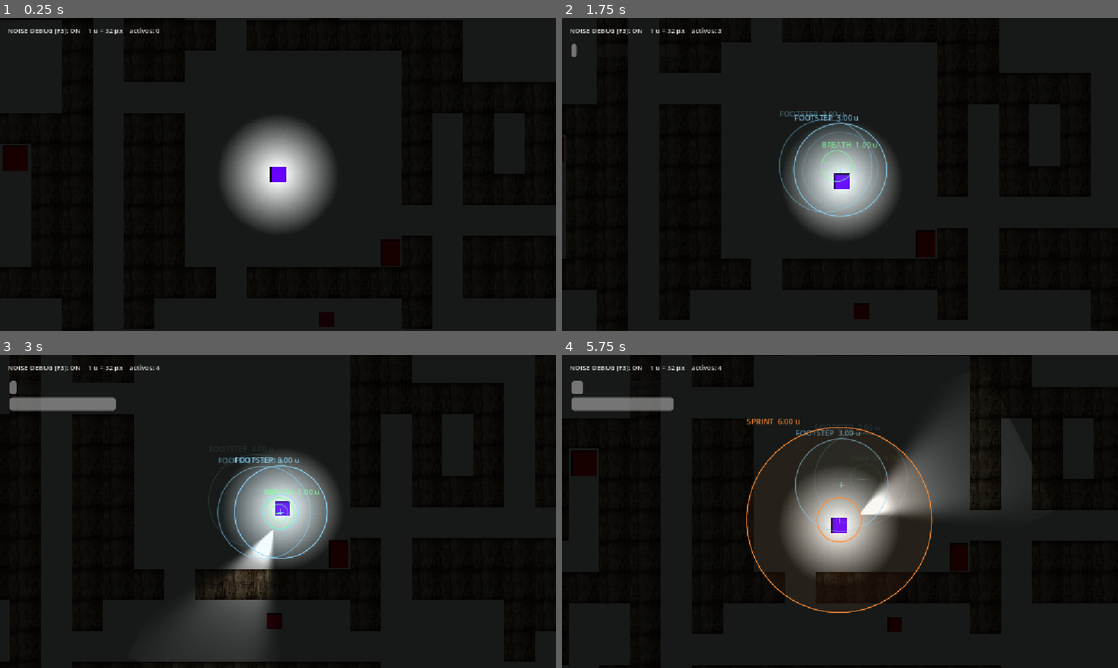
Above: before the commit, frames 1-4 (two rows, left to right).
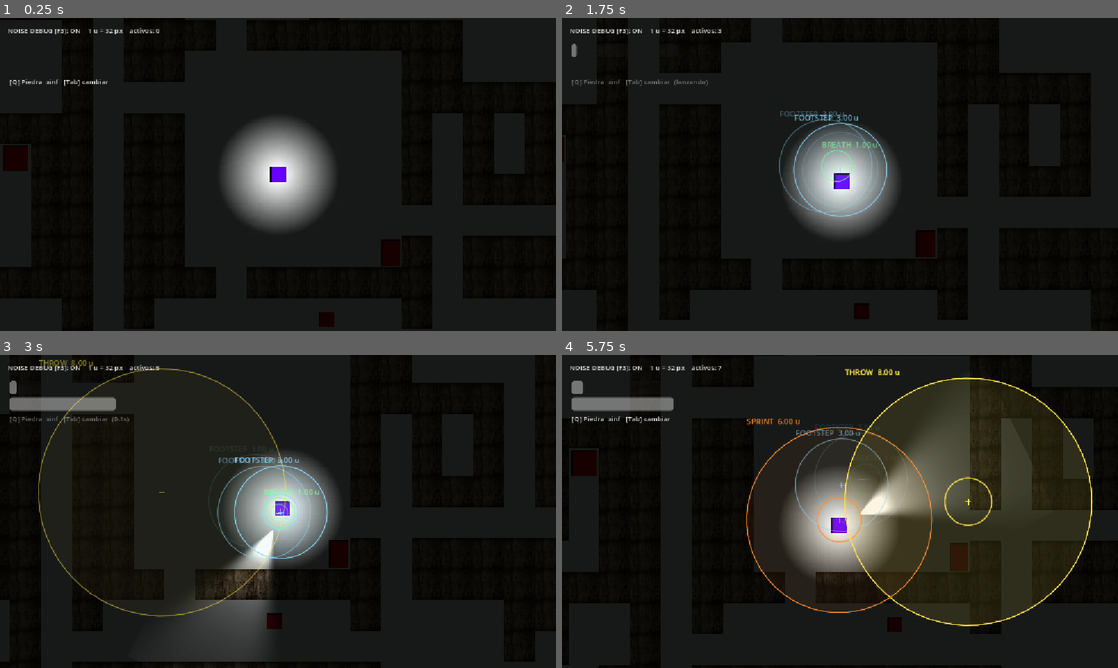
Above: after the commit, the same moments.

Repository: bcsaalinas/Requiem
Game: Godot game, scene res://level/level.tscn
The game is run twice, just before and just after one commit, with the same random seed, the same clock (stepped at 60 frames per second) and the same inputs.
Inputs (mouse positions are in pixels of both pictures, inside the frame that each line leads up to):
- Up to frame 1 (0.25 s): no input
- Up to frame 2 (1.75 s): tap Enter at 0.5 s; move the mouse to (962, 158) at 0.52 s; hold D (move_right) 0.53-1.28 s; hold Space (hold_breath) 0.53-1.28 s; tap Tab (switch_throwable, bound only after the commit) at 0.8, 1.35 s; move the mouse to (728, 190) at 1.27 s; hold S (move_down) from 1.28 s (still down); tap Q (throw, bound only after the commit) at 1.55 s
- Up to frame 3 (3 s): move the mouse to (333, 442) at 2.02 s; release S (move_down) at 2.03 s; hold D (move_right) 2.03-2.78 s; hold Space (hold_breath) 2.03-2.78 s; tap Q (throw, bound only after the commit) at 2.1 s; move the mouse to (250, 574) at 2.77 s; hold W (move_up) from 2.78 s (still down); tap F (candle_toggle) at 2.85 s
- Up to frame 4 (5.75 s): tap Tab (switch_throwable, bound only after the commit) at 3.05, 5.3 s; move the mouse to (1006, 558) at 3.52 s; release W (move_up) at 3.53 s; hold Space (hold_breath) 3.53-4.28 s; hold A (move_left) 3.53-5.03 s; tap Q (throw, bound only after the commit) at 3.8 s; move the mouse to (673, 464) at 4.27 s; tap E (pray) at 4.35 s; tap Space (hold_breath) at 4.55 s; move the mouse to (867, 511) at 5.02 s; hold S (move_down) from 5.03 s (still down); hold Shift (sprint) from 5.03 s (still down)

The runs differ from the first frame. In frame 1, 0.1% of the frame differs, in the area x 1-20%, y 19-22%; in frame 2, 0.2%; in frame 3, 0.9%; in frame 4, 16%, in the area x 1-96%, y 3-87%.

Commit message:
Add throw component with pebble, alarm clock, and input map

Diff:
--- a/requiem/player/player.tscn
+++ b/requiem/player/player.tscn
@@ -1,10 +1,11 @@
-[gd_scene load_steps=8 format=3]
+[gd_scene format=3 uid="uid://qvmplrwk2j6o"]
 
-[ext_resource type="Script" path="res://player/player.gd" id="1_player"]
-[ext_resource type="Script" path="res://player/footstep_noise.gd" id="2_footstep"]
-[ext_resource type="Script" path="res://player/hold_breath.gd" id="3_breath"]
-[ext_resource type="AudioStream" path="res://assets/audio/freesound_community-concrete-footsteps-1-6265.mp3" id="4_walk"]
-[ext_resource type="AudioStream" path="res://assets/audio/389996__morganveilleux__man-holds-breath-gasp.wav" id="5_hold"]
+[ext_resource type="Script" uid="uid://o5a4tc70y5s1" path="res://player/player.gd" id="1_player"]
+[ext_resource type="Script" uid="uid://cdbfenw3olwtf" path="res://player/footstep_noise.gd" id="2_footstep"]
+[ext_resource type="Script" uid="uid://d03iu060ho22s" path="res://player/hold_breath.gd" id="3_breath"]
+[ext_resource type="AudioStream" uid="uid://bx24sjvxib835" path="res://assets/audio/freesound_community-concrete-footsteps-1-6265.mp3" id="4_walk"]
+[ext_resource type="AudioStream" uid="uid://dp8nbphatg8tp" path="res://assets/audio/389996__morganveilleux__man-holds-breath-gasp.wav" id="5_hold"]
+[ext_resource type="Script" uid="uid://cit8p1add57ro" path="res://player/throw.gd" id="6_g6k8r"]
 
 [sub_resource type="PlaceholderTexture2D" id="PlaceholderTexture2D_player"]
 size = Vector2(32, 32)
@@ -12,25 +13,26 @@
 [sub_resource type="RectangleShape2D" id="RectangleShape2D_player"]
 size = Vector2(24, 24)
 
-[node name="Player" type="CharacterBody2D"]
+[node name="Player" type="CharacterBody2D" unique_id=473472220]
 script = ExtResource("1_player")
 
-[node name="Sprite2D" type="Sprite2D" parent="."]
+[node name="Sprite2D" type="Sprite2D" parent="." unique_id=1411517954]
 modulate = Color(0.4, 0.7, 1, 1)
 texture = SubResource("PlaceholderTexture2D_player")
 
-[node name="CollisionShape2D" type="CollisionShape2D" parent="."]
+[node name="CollisionShape2D" type="CollisionShape2D" parent="." unique_id=1971566642]
 shape = SubResource("RectangleShape2D_player")
 
-[node name="Camera2D" type="Camera2D" parent="."]
-zoom = Vector2(1.0, 1.0)
+[node name="Camera2D" type="Camera2D" parent="." unique_id=473842570]
 position_smoothing_enabled = true
-position_smoothing_speed = 5.0
 
-[node name="FootstepNoise" type="Node" parent="."]
+[node name="FootstepNoise" type="Node" parent="." unique_id=627701284]
 script = ExtResource("2_footstep")
 walk_clips = Array[AudioStream]([ExtResource("4_walk")])
 
-[node name="HoldBreath" type="Node" parent="."]
+[node name="HoldBreath" type="Node" parent="." unique_id=2008094638]
 script = ExtResource("3_breath")
 hold_clips = Array[AudioStream]([ExtResource("5_hold")])
+
+[node name="Throw" type="Node" parent="." unique_id=397190245]
+script = ExtResource("6_g6k8r")
--- /dev/null
+++ b/requiem/player/throw.gd
@@ -0,0 +1,307 @@
+extends Node
+
+# Throw (verbo secundario de la spec de Requiem)
+#
+# Se pone como hijo del Player, en un nodo llamado EXACTAMENTE "Throw".
+# Usa las acciones de input "throw" (tecla recomendada: Q) y
+# "switch_throwable" (tecla recomendada: Tab).
+#
+# El objeto vuela hacia el cursor y hace ruido EN EL PUNTO DONDE CAE, no
+# donde estas tu. Es la unica mecanica que deja al jugador mandar a la
+# entidad a un lugar que el elige, en vez de solo escaparse del ruido propio.
+#
+# Maneja DOS objetos:
+#
+#   - Piedra: municion infinita, un solo golpe de ruido al caer.
+#
+#   - Despertador: 2 por noche, sigue sonando alarm_duration segundos en el
+#     mismo punto. Re-emite cada alarm_tick_interval porque entity_ai.gd
+#     ignora el parametro `duration` de NoiseManager: un solo emit largo no
+#     haria nada, la entidad tiene que volver a oirlo para seguir apuntando ahi.
+#
+# NO hay que tocar entity_ai.gd: su _on_noise_emitted ya trae
+# `if current_state != State.HUNT`, o sea que un objeto lanzado no interrumpe
+# a una entidad que ya viene en caceria, tal como pide la spec.
+#
+# UNIDADES: 1 u = 32 px. Distancias y radios se exportan en unidades.
+const PX_PER_UNIT: float = 32.0
+
+enum Throwable { PIEDRA, DESPERTADOR }
+
+@export_group("Lanzamiento (u)")
+## Distancia maxima. Si hay pared antes, el objeto cae justo antes de ella.
+@export var throw_distance_u: float = 6.0
+## Radio del ruido al impactar. Igual para los dos objetos.
+@export var impact_noise_radius_u: float = 8.0
+
+@export_group("Tiempos")
+## Animacion de lanzamiento: no puedes volver a lanzar mientras dura.
+@export var windup_time: float = 0.5
+## Enfriamiento despues de la animacion.
+@export var cooldown_time: float = 1.0
+## Cuanto tarda el objeto en llegar del jugador al punto de caida.
+@export var flight_time: float = 0.35
+
+@export_group("Despertador")
+@export var alarm_charges: int = 2
+## Cuanto sigue sonando despues de caer.
+@export var alarm_duration: float = 15.0
+## Cada cuanto vuelve a avisar a NoiseManager mientras suena.
+@export var alarm_tick_interval: float = 0.5
+
+@export_group("Colision")
+## Capa fisica de las paredes; debe coincidir con la del TileMapLayer.
+@export var wall_mask: int = 1
+
+@export_group("Visual")
+@export var piedra_color: Color = Color(0.85, 0.85, 0.8)
+@export var despertador_color: Color = Color(1.0, 0.85, 0.35)
+@export var projectile_size: float = 6.0
+
+@export_group("Audio")
+@export var piedra_clips: Array[AudioStream] = []
+@export var despertador_clips: Array[AudioStream] = []
+@export var volume_db: float = -6.0
+
+var selected: int = Throwable.PIEDRA
+var alarms_left: int = 0
+var is_throwing: bool = false
+
+var _windup_timer: float = 0.0
+var _cooldown_timer: float = 0.0
+var _pending_landing: Vector2 = Vector2.ZERO
+var _pending_kind: int = Throwable.PIEDRA
+var _audio_player: AudioStreamPlayer2D
+
+## Objetos en el aire: { "node", "from", "to", "t", "kind" }
+var _in_flight: Array = []
+## Despertadores sonando: { "position", "time_left", "tick" }
+var _ringing: Array = []
+
+@onready var player: Node2D = get_parent()
+
+# --- Etiqueta de municion en pantalla ---
+var _bar_layer: CanvasLayer
+var _ammo_label: Label
+
+
+func _ready() -> void:
+	alarms_left = alarm_charges
+
+	_audio_player = AudioStreamPlayer2D.new()
+	add_child(_audio_player)
+
+	_bar_layer = CanvasLayer.new()
+	add_child(_bar_layer)
+
+	# Debajo de las barras de HoldBreath (y=20 pulmon, y=54 agotamiento)
+	# y de la bateria de Flashlight (y=88).
+	_ammo_label = Label.new()
+	_ammo_label.position = Vector2(20, 122)
+	_ammo_label.add_theme_font_size_override("font_size", 14)
+	_bar_layer.add_child(_ammo_label)
+
+	_update_label()
+
+
+func _physics_process(delta: float) -> void:
+	if GameState.is_dead:
+		return
+
+	_tick_timers(delta)
+	_tick_flight(delta)
+	_tick_ringing(delta)
+
+	if Input.is_action_just_pressed("switch_throwable"):
+		_switch_throwable()
+
+	if Input.is_action_just_pressed("throw") and can_throw():
+		_start_throw()
+
+	_update_label()
+
+
+func _tick_timers(delta: float) -> void:
+	if _windup_timer > 0.0:
+		_windup_timer -= delta
+		if _windup_timer <= 0.0:
+			_release_object()
+	elif _cooldown_timer > 0.0:
+		_cooldown_timer = max(0.0, _cooldown_timer - delta)
+
+
+func _switch_throwable() -> void:
+	if selected == Throwable.PIEDRA:
+		selected = Throwable.DESPERTADOR
+	else:
+		selected = Throwable.PIEDRA
+
+
+## True si puedes lanzar ahorita: sin animacion en curso, sin enfriamiento,
+## sin bloqueo por gasp forzado, y con municion del objeto seleccionado.
+func can_throw() -> bool:
+	if is_throwing or _cooldown_timer > 0.0:
+		return false
+
+	var hold_breath: Node = player.get_node_or_null("HoldBreath")
+	if hold_breath != null and hold_breath.is_locked:
+		return false
+
+	if selected == Throwable.DESPERTADOR and alarms_left <= 0:
+		return false
+
+	return true
+
+
+## El punto de caida se calcula AL EMPEZAR la animacion, no al soltarla: asi
+## el jugador apunta y se compromete, en vez de corregir a media animacion.
+func _start_throw() -> void:
+	is_throwing = true
+	_windup_timer = windup_time
+	_pending_kind = selected
+	_pending_landing = _compute_landing()
+
+	if _pending_kind == Throwable.DESPERTADOR:
+		alarms_left -= 1
+
+
+## Hacia el cursor, a throw_distance_u como maximo. Si hay pared en medio,
+## cae justo antes de ella en vez de atravesarla.
+func _compute_landing() -> Vector2:
+	var origin: Vector2 = player.global_position
+	var direction: Vector2 = player.get_global_mouse_position() - origin
+
+	if direction.length_squared() < 1.0:
+		direction = Vector2.RIGHT
+	direction = direction.normalized()
+
+	var target: Vector2 = origin + direction * throw_distance_u * PX_PER_UNIT
+
+	var space := player.get_world_2d().direct_space_state
+	var query := PhysicsRayQueryParameters2D.create(origin, target, wall_mask)
+	query.exclude = [player.get_rid()]
+	var hit := space.intersect_ray(query)
+
+	if hit.is_empty():
+		return target
+
+	# Se retrocede un poco para que no quede incrustado en la pared.
+	return hit.position - direction * 4.0
+
+
+## Fin de la animacion: el objeto sale de la mano y empieza a volar.
+## El sprite se agrega al NIVEL, no al Player: si fuera hijo del Player se
+## moveria con el y el punto de caida no se quedaria quieto.
+func _release_object() -> void:
+	is_throwing = false
+	_cooldown_timer = cooldown_time
+
+	var texture := PlaceholderTexture2D.new()
+	texture.size = Vector2(projectile_size, projectile_size)
+
+	var sprite := Sprite2D.new()
+	sprite.texture = texture
+	sprite.modulate = _color_for(_pending_kind)
+	sprite.global_position = player.global_position
+	player.get_parent().add_child(sprite)
+
+	_in_flight.append({
+		"node": sprite,
+		"from": player.global_position,
+		"to": _pending_landing,
+		"t": 0.0,
+		"kind": _pending_kind,
+	})
+
+
+func _tick_flight(delta: float) -> void:
+	for i in range(_in_flight.size() - 1, -1, -1):
+		var flying: Dictionary = _in_flight[i]
+		flying["t"] += delta / max(flight_time, 0.001)
+
+		var sprite: Sprite2D = flying["node"]
+
+		if flying["t"] < 1.0:
+			sprite.global_position = flying["from"].lerp(flying["to"], flying["t"])
+			continue
+
+		_impact(flying["to"], flying["kind"])
+		sprite.queue_free()
+		_in_flight.remove_at(i)
+
+
+## El objeto toca el suelo: ruido en el punto de caida, no en el jugador.
+func _impact(landing: Vector2, kind: int) -> void:
+	_emit_impact(landing)
+	_play_random_clip(_clips_for(kind), landing)
+
+	if kind == Throwable.DESPERTADOR:
+		_ringing.append({
+			"position": landing,
+			"time_left": alarm_duration,
+			"tick": alarm_tick_interval,
+		})
+
+
+## El despertador re-emite en el mismo punto hasta que se le acaba la cuerda.
+func _tick_ringing(delta: float) -> void:
+	for i in range(_ringing.size() - 1, -1, -1):
+		var alarm: Dictionary = _ringing[i]
+		alarm["time_left"] -= delta
+		alarm["tick"] -= delta
+
+		if alarm["tick"] <= 0.0:
+			alarm["tick"] = alarm_tick_interval
+			_emit_impact(alarm["position"])
+			_play_random_clip(despertador_clips, alarm["position"])
+
+		if alarm["time_left"] <= 0.0:
+			_ringing.remove_at(i)
+
+
+func _emit_impact(at: Vector2) -> void:
+	NoiseManager.emit_noise(at, impact_noise_radius_u * PX_PER_UNIT, NoiseManager.SourceType.THROW)
+
+
+func _play_random_clip(clips: Array[AudioStream], at: Vector2) -> void:
+	if clips.is_empty():
+		return
+
+	_audio_player.global_position = at
+	_audio_player.volume_db = volume_db
+	_audio_player.stream = clips[randi() % clips.size()]
+	_audio_player.play()
+
+
+func _color_for(kind: int) -> Color:
+	return despertador_color if kind == Throwable.DESPERTADOR else piedra_color
+
+
+func _clips_for(kind: int) -> Array[AudioStream]:
+	return despertador_clips if kind == Throwable.DESPERTADOR else piedra_clips
+
+
+func _update_label() -> void:
+	var ammo := "%d" % alarms_left if selected == Throwable.DESPERTADOR else "inf"
+	var state := ""
+
+	if is_throwing:
+		state = "  (lanzando)"
+	elif _cooldown_timer > 0.0:
+		state = "  (%.1fs)" % _cooldown_timer
+	elif not can_throw():
+		state = "  (sin municion)"
+
+	_ammo_label.text = "[Q] %s  x%s   [Tab] cambiar%s" % [
+		Throwable.keys()[selected].capitalize(), ammo, state
+	]
+	_ammo_label.modulate = Color(1, 1, 1, 0.85) if can_throw() else Color(1, 1, 1, 0.4)
+
+
+func get_alarms_left() -> int:
+	return alarms_left
+
+
+## Recarga los despertadores. Para llamar al empezar una noche nueva.
+func reset_charges() -> void:
+	alarms_left = alarm_charges
--- a/requiem/project.godot
+++ b/requiem/project.godot
@@ -77,6 +77,16 @@
 "events": [Object(InputEventKey,"resource_local_to_scene":false,"resource_name":"","device":-1,"window_id":0,"alt_press …(192 unchanged characters)…
 ]
 }
+throw={
+"deadzone": 0.2,
+"events": [Object(InputEventKey,"resource_local_to_scene":false,"resource_name":"","device":-1,"window_id":0,"alt_pressed":false,"shift_pressed":false,"ctrl_pressed":false,"meta_pressed":false,"pressed":false,"keycode":0,"physical_keycode":81,"key_label":0,"unicode":97,"location":0,"echo":false,"script":null)
+]
+}
+switch_throwable={
+"deadzone": 0.2,
+"events": [Object(InputEventKey,"resource_local_to_scene":false,"resource_name":"","device":-1,"window_id":0,"alt_pressed":false,"shift_pressed":false,"ctrl_pressed":false,"meta_pressed":false,"pressed":false,"keycode":0,"physical_keycode":4194306,"key_label":0,"unicode":0,"location":0,"echo":false,"script":null)
+]
+}
 
 [physics]
 
Not shown, added: requiem/player/throw.gd.uid
